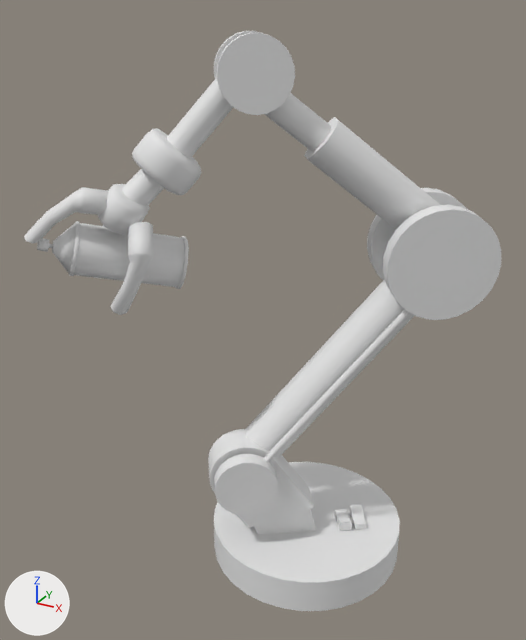
The FBX model StackGame/Assets/Prefabs/patch3/sprayer_animation_son.fbx as it was, and as the next commit left it.
Both versions are drawn from a 50 mm camera at (0.12, -0.268, 0.27) aimed at (-0.022, -0.009, 0.14). The axes (+X, +Y, +Z) are drawn at lower left. The lights are the same throughout. Materials are left out; every surface is plain grey.
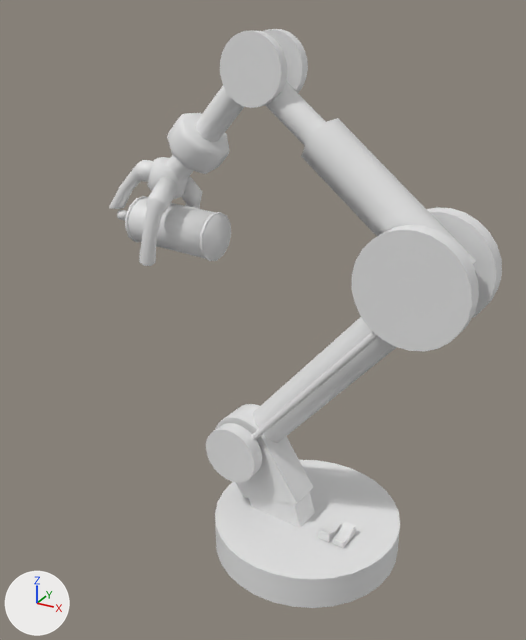
Pixel boxes (x1, y1, x2, y2) of what changed, in the pictures (526 x 640 px):
'Cylinder.018', moved, turned: before (208, 429, 400, 611); after (206, 404, 400, 608)
'Cylinder_11.001', moved, turned: before (265, 93, 501, 320); after (265, 82, 502, 352)
'Cylinder_15.001', moved, turned: before (122, 31, 295, 206); after (166, 29, 308, 181)
'Cylinder_8.001', moved, turned: before (246, 279, 415, 463); after (251, 317, 396, 443)
'Cylinder.019', moved, turned: before (37, 221, 189, 289); after (117, 196, 231, 261)
'Cylinder_15.005', moved, turned: before (24, 184, 153, 315); after (109, 157, 202, 266)

Diff of the bpy script that builds the scene:
```diff
--- a/StackGame/Assets/Prefabs/patch3/sprayer_animation_son.fbx.py
+++ b/StackGame/Assets/Prefabs/patch3/sprayer_animation_son.fbx.py
@@ ob_cylinder_8_001 @@
 ob_cylinder_8_001 = bpy.data.objects.new('Cylinder_8.001', me_mesh_005)
-ob_cylinder_8_001.location = (-0.0297, -0.0213, 0.0681)
-ob_cylinder_8_001.rotation_euler = (-2.196, 0.0, -0.96)  # degrees (-126, 0, -55)
+ob_cylinder_8_001.location = (-0.0362, 0.003, 0.0681)
+ob_cylinder_8_001.rotation_euler = (-2.196, 0.0, -1.649)  # degrees (-126, 0, -94)
 ob_cylinder_8_001.scale = (0.0655, 0.0655, 0.0655)
@@ ob_cylinder_15_005 @@
 ob_cylinder_15_005 = bpy.data.objects.new('Cylinder_15.005', me_mesh_010)
-ob_cylinder_15_005.location = (-0.0772, -0.0344, 0.1471)
-ob_cylinder_15_005.rotation_euler = (0.546, 0.233, -0.691)  # degrees (31, 13, -40)
+ob_cylinder_15_005.location = (-0.0711, 0.0019, 0.1452)
+ob_cylinder_15_005.rotation_euler = (0.68, -0.218, -1.483)  # degrees (39, -12, -85)
 ob_cylinder_15_005.scale = (0.0393, 0.0393, 0.0393)
@@ ob_cylinder_018 @@
 ob_cylinder_018 = bpy.data.objects.new('Cylinder.018', me_cylinder_021)
-ob_cylinder_018.location = (0.0001, -0.0005, 0.0057)
-ob_cylinder_018.rotation_euler = (-0.000167, 0.0, -0.96)  # degrees (0, 0, -55)
+ob_cylinder_018.location = (0.0, 0.0001, 0.0057)
+ob_cylinder_018.rotation_euler = (-0.000167, 0.0, -1.649)  # degrees (0, 0, -94)
 ob_cylinder_018.scale = (0.0655, 0.0655, 0.0655)
@@ ob_cylinder_11_001 @@
 ob_cylinder_11_001 = bpy.data.objects.new('Cylinder_11.001', me_mesh_006)
-ob_cylinder_11_001.location = (-0.1612, -0.1134, 0.2666)
-ob_cylinder_11_001.rotation_euler = (2.769, 0.0, -0.96)  # degrees (159, 0, -55)
+ob_cylinder_11_001.location = (-0.1964, 0.0155, 0.2666)
+ob_cylinder_11_001.rotation_euler = (2.769, 0.0, -1.649)  # degrees (159, 0, -94)
 ob_cylinder_11_001.scale = (0.0655, 0.0655, 0.0655)
@@ ob_cylinder_15_001 @@
 ob_cylinder_15_001 = bpy.data.objects.new('Cylinder_15.001', me_mesh_008)
-ob_cylinder_15_001.location = (-0.0772, -0.0553, 0.1463)
-ob_cylinder_15_001.rotation_euler = (0.214, -0.0529, -0.721)  # degrees (12, -3, -41)
+ob_cylinder_15_001.location = (-0.0945, 0.0069, 0.1463)
+ob_cylinder_15_001.rotation_euler = (0.214, -0.0529, -1.41)  # degrees (12, -3, -81)
 ob_cylinder_15_001.scale = (0.0393, 0.0393, 0.0393)
@@ ob_cylinder_019 @@
 ob_cylinder_019 = bpy.data.objects.new('Cylinder.019', me_cylinder_003)
-ob_cylinder_019.location = (-0.0985, -0.0432, 0.1306)
-ob_cylinder_019.rotation_euler = (-1.643, 0.388, -0.869)  # degrees (-94, 22, -50)
+ob_cylinder_019.location = (-0.0888, 0.0023, 0.1231)
+ob_cylinder_019.rotation_euler = (-1.435, -0.0364, -1.625)  # degrees (-82, -2.1, -93)
 ob_cylinder_019.scale = (0.0353, 0.0353, 0.0353)
```
